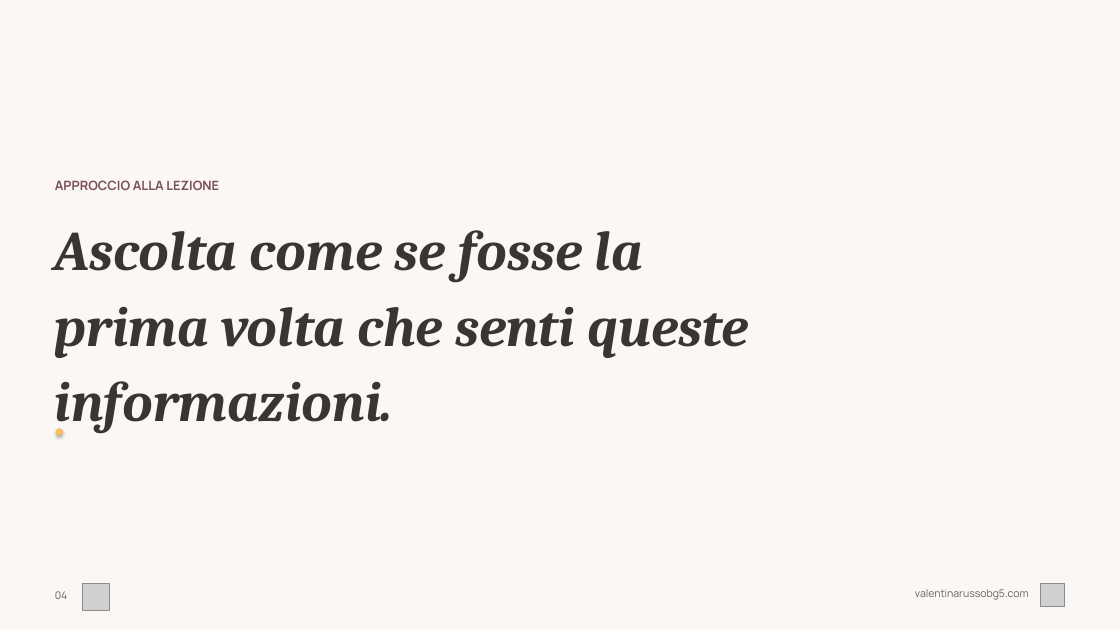
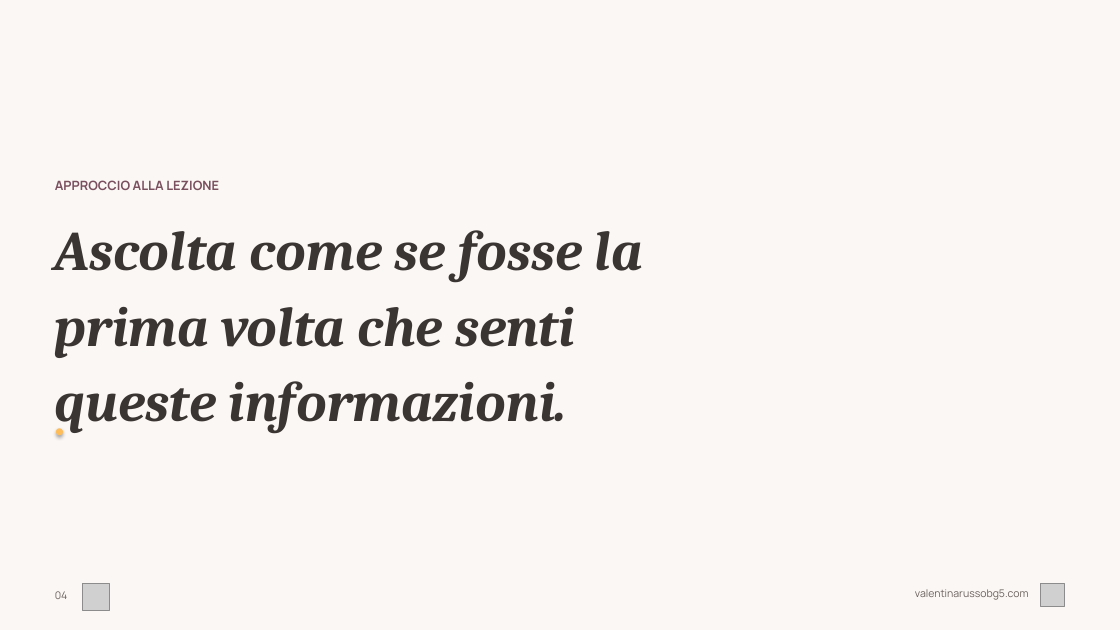
Before and after one commit to valentina-russo/valentinarusso-site, a slide deck: slide 4 of grav-site/root/kit-corso/corso-base-hd.pptx. Drawn at 1120x630 pixels with LibreOffice and Linux fonts; fonts in the diff are those of the drawing; grey boxes stand for pictures. Boxes give left, top, right and bottom in pixels: in the first picture for what was removed or moved away, otherwise in the second. Text is boxed around its words. In the diff, an @@ line names an element or a change of style, - is before the commit and + after.

```diff
--- a/grav-site/root/kit-corso/corso-base-hd.pptx
+++ b/grav-site/root/kit-corso/corso-base-hd.pptx
@@ text at box(55, 230, 643, 434): text changed @@
-Ascolta come se fosse la prima volta che senti queste informazioni.
+Ascolta come se fosse la
+prima volta che senti
+queste informazioni.
```
Also in this commit, not shown: 29 other slides changed, 1 other file.
